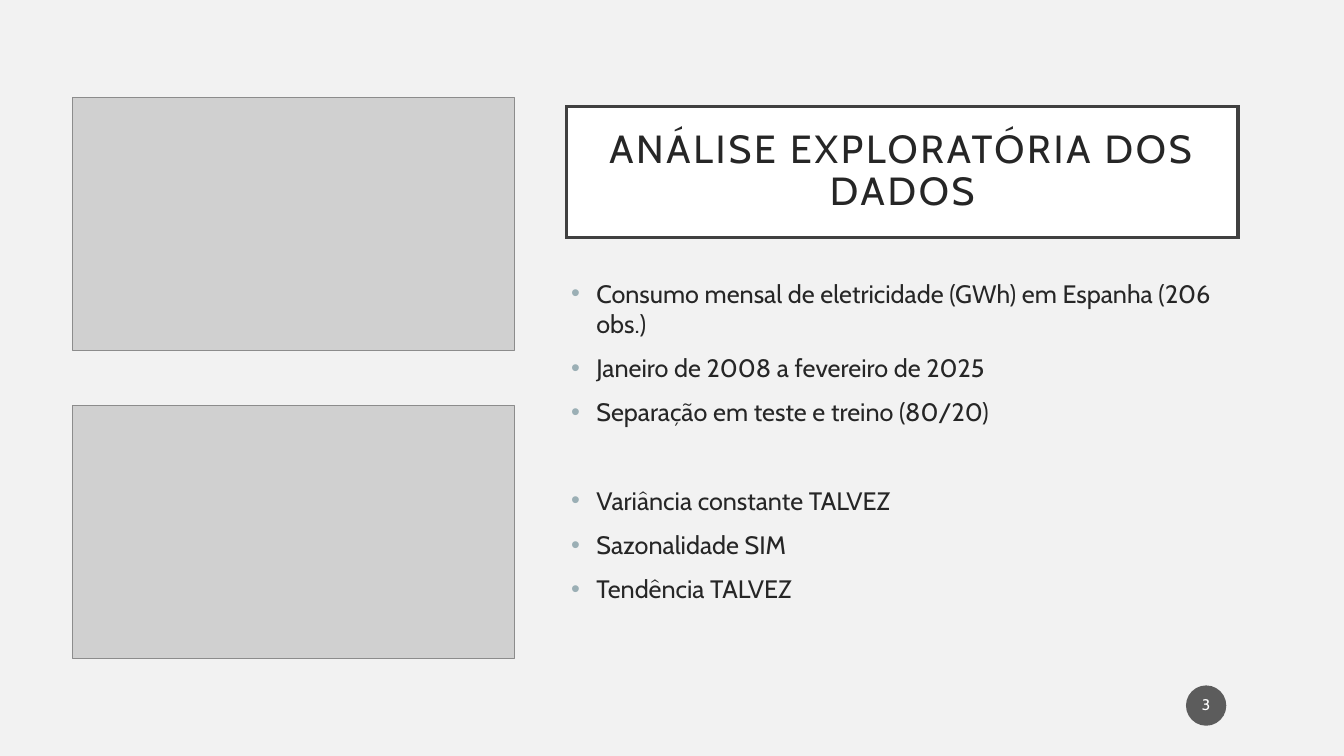
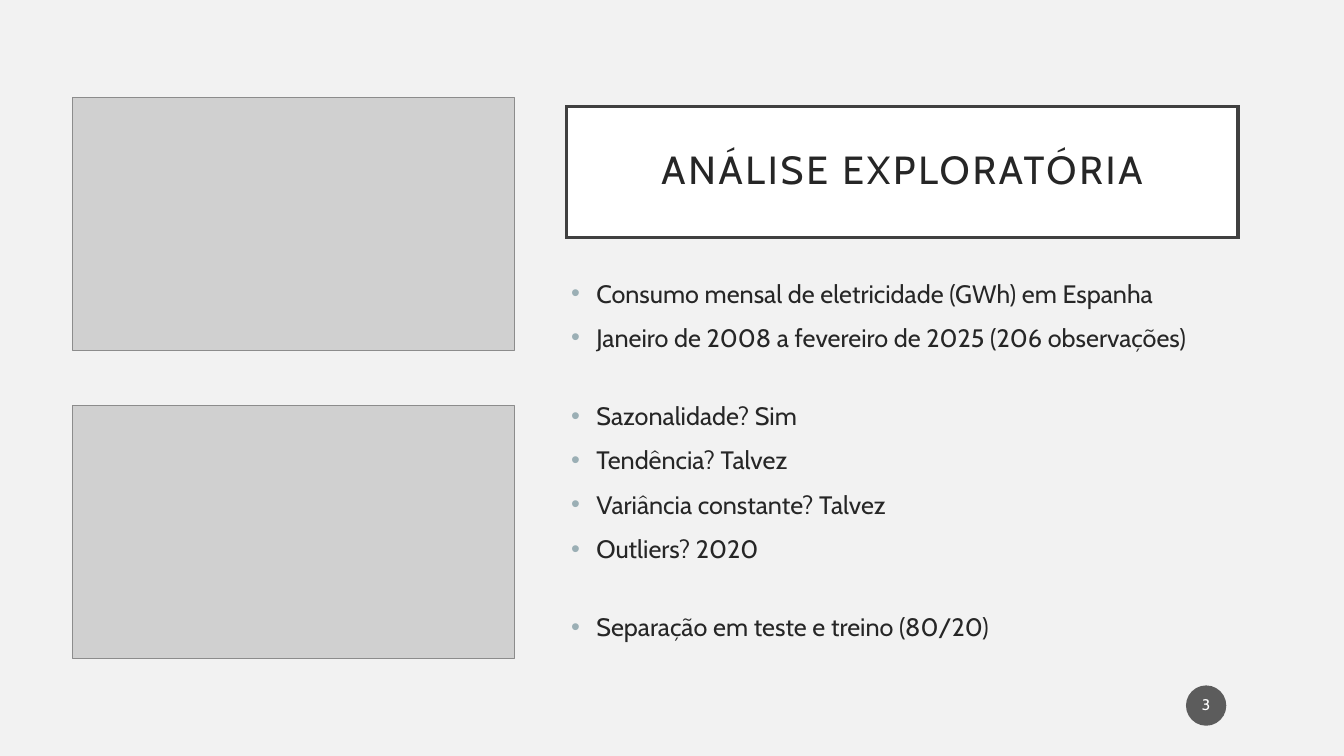
Before and after one commit to Hugoverissimo21/ElectricityForecastES, a slide deck: slide 3 of slides.pptx. Drawn at 1344x756 pixels with LibreOffice and Linux fonts; fonts in the diff are those of the drawing; grey boxes stand for pictures. Boxes give left, top, right and bottom in pixels: in the first picture for what was removed or moved away, otherwise in the second. Text is boxed around its words. In the diff, an @@ line names an element or a change of style, - is before the commit and + after.

Commit message:
slides update

```diff
--- a/slides.pptx
+++ b/slides.pptx
@@ title at (661, 151, 1142, 185): text changed @@
-ANÁLISE EXPLORATÓRIA DOS DADOS
+ANÁLISE EXPLORATÓRIA
@@ text at (596, 284, 1186, 559): text changed @@
-• Consumo mensal de eletricidade (GWh) em Espanha (206 obs.)
-• Janeiro de 2008 a fevereiro de 2025
+• Consumo mensal de eletricidade (GWh) em Espanha
+• Janeiro de 2008 a fevereiro de 2025 (206 observações)
+• Sazonalidade? Sim
+• Tendência? Talvez
+• Variância constante? Talvez
+• Outliers? 2020
@@ text at (596, 491, 891, 599): paragraphs removed @@
-• Variância constante TALVEZ
-• Sazonalidade SIM
-• Tendência TALVEZ
```
Also in this commit, not shown: 13 other slides changed, 4 slides added, 5 slides removed, 1 other file.
